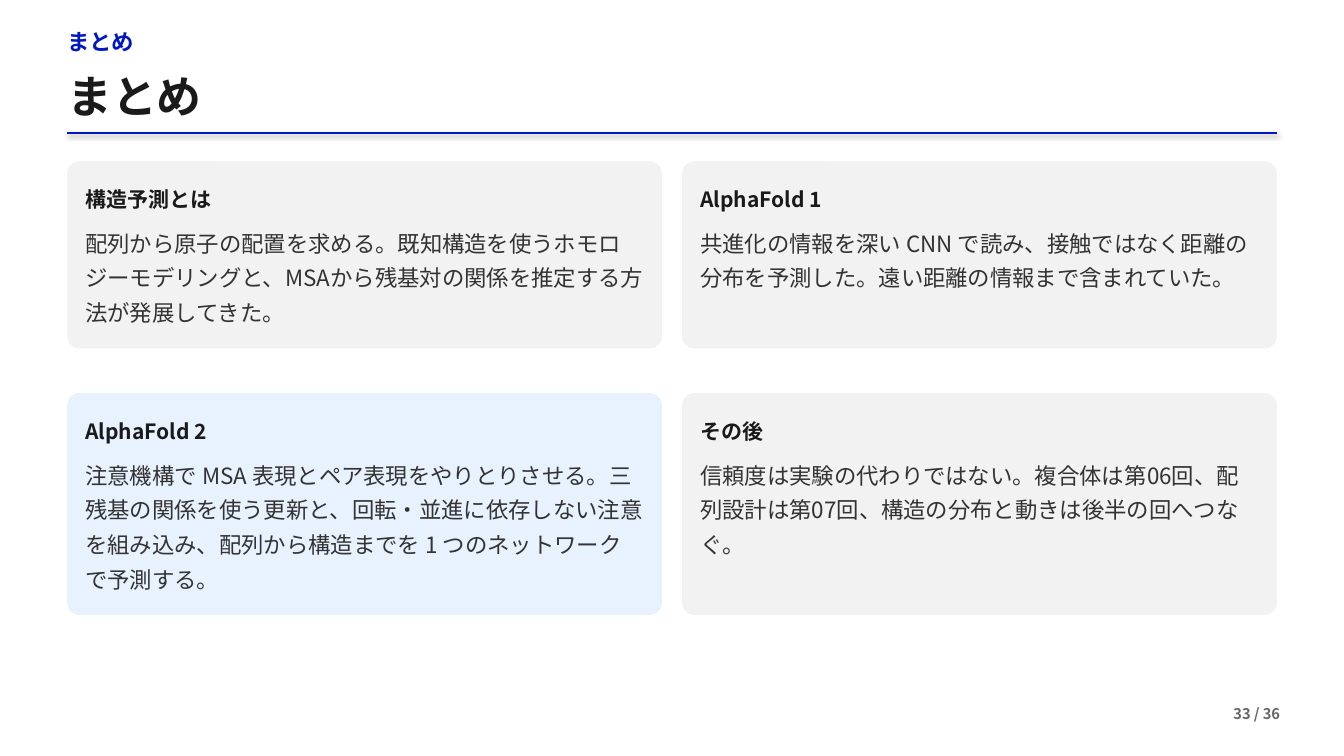
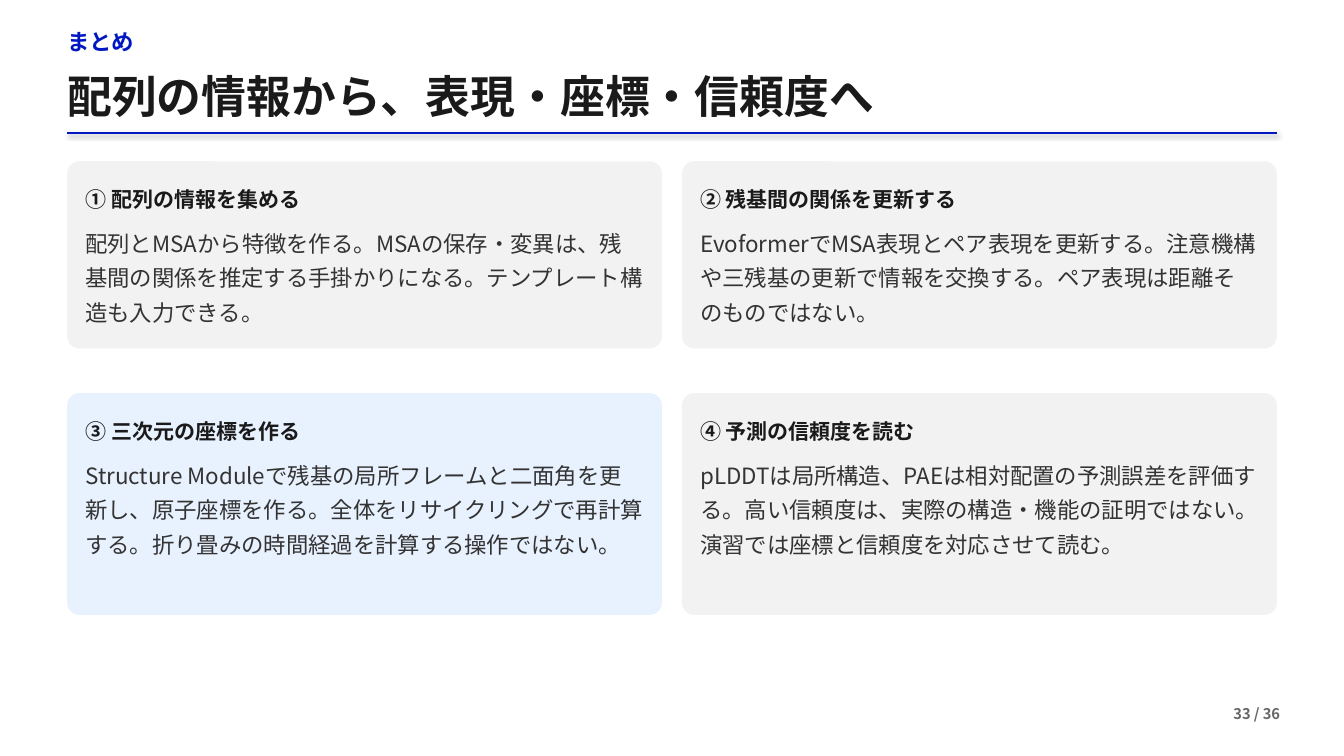
Before and after one commit to matsunagalab/lecture_bioinfo, a slide deck: slide 33 of 05_AlphaFold2による構造予測/05_AlphaFold2による構造予測.pptx. Drawn at 1344x756 pixels with LibreOffice and Linux fonts; fonts in the diff are those of the drawing. Boxes give left, top, right and bottom in pixels: in the first picture for what was removed or moved away, otherwise in the second. Text is boxed around its words. In the diff, an @@ line names an element or a change of style, - is before the commit and + after.

Commit message:
冒頭の課題とまとめを対応させ、問いの前提と結論を修正

```diff
--- a/05_AlphaFold2による構造予測/05_AlphaFold2による構造予測.pptx
+++ b/05_AlphaFold2による構造予測/05_AlphaFold2による構造予測.pptx
@@ text at bbox=[67, 75, 874, 117]: text changed @@
-まとめ
+配列の情報から、表現・座標・信頼度へ
@@ text at bbox=[85, 189, 300, 209]: text changed @@
-構造予測とは
+① 配列の情報を集める
@@ text at bbox=[700, 189, 957, 209]: text changed @@
-AlphaFold 1
+② 残基間の関係を更新する
@@ text at bbox=[85, 233, 642, 323]: text changed @@
-配列から原子の配置を求める。既知構造を使うホモロジーモデリングと、MSAから残基対の関係を推定する方法が発展してきた。
+配列とMSAから特徴を作る。MSAの保存・変異は、残基間の関係を推定する手掛かりになる。テンプレート構造も入力できる。
@@ text at bbox=[700, 233, 1256, 323]: text changed @@
-共進化の情報を深い CNN で読み、接触ではなく距離の分布を予測した。遠い距離の情報まで含まれていた。
+EvoformerでMSA表現とペア表現を更新する。注意機構や三残基の更新で情報を交換する。ペア表現は距離そのものではない。
@@ text at bbox=[85, 421, 300, 441]: text changed @@
-AlphaFold 2
+③ 三次元の座標を作る
@@ text at bbox=[700, 421, 915, 441]: text changed @@
-その後
+④ 予測の信頼度を読む
@@ text at bbox=[85, 467, 643, 555]: text changed @@
-注意機構で MSA 表現とペア表現をやりとりさせる。三残基の関係を使う更新と、回転・並進に依存しない注意を組み込み、配列から構造までを 1 つのネットワークで予測する。
+Structure Moduleで残基の局所フレームと二面角を更新し、原子座標を作る。全体をリサイクリングで再計算する。折り畳みの時間経過を計算する操作ではない。
@@ text at bbox=[700, 465, 1258, 555]: text changed @@
-信頼度は実験の代わりではない。複合体は第06回、配列設計は第07回、構造の分布と動きは後半の回へつなぐ。
+pLDDTは局所構造、PAEは相対配置の予測誤差を評価する。高い信頼度は、実際の構造・機能の証明ではない。演習では座標と信頼度を対応させて読む。
```
Also in this commit, not shown: 16 other files.
